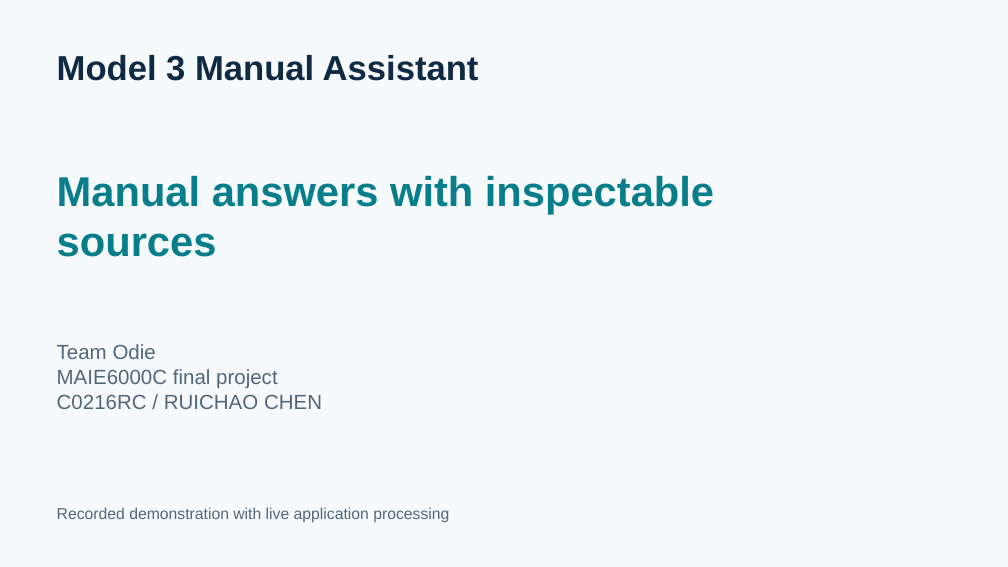
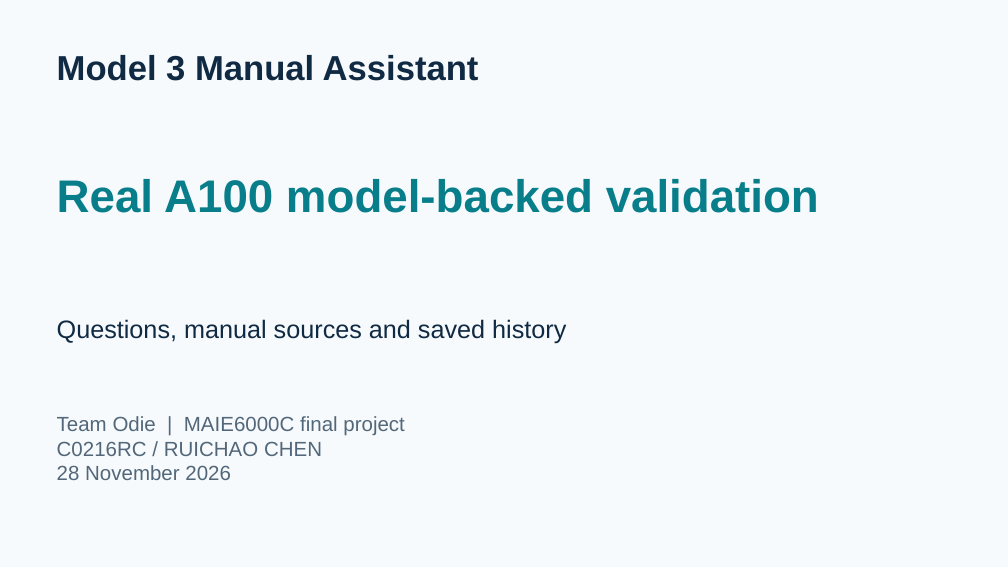
Before and after one commit to HBJZoyd/maie6000c, a slide deck: slide 1 of submissions/week13/Odie_W13_Final_Demo.pptx. Drawn at 1008x567 pixels with LibreOffice and Linux fonts; fonts in the diff are those of the drawing. Boxes give left, top, right and bottom in pixels: in the first picture for what was removed or moved away, otherwise in the second. Text is boxed around its words. In the diff, an @@ line names an element or a change of style, - is before the commit and + after.

Commit message:
Complete Odie W13 final delivery

```diff
--- a/submissions/week13/Odie_W13_Final_Demo.pptx
+++ b/submissions/week13/Odie_W13_Final_Demo.pptx
@@ text at <box>57,179,819,213</box>: text changed; size 39.8 to 43.5 pt @@
-Manual answers with inspectable sources
+Real A100 model-backed validation
@@ text added at <box>57,319,566,344</box>, 24 pt, text #102A43 @@
+Questions, manual sources and saved history
@@ text at <box>57,416,405,436</box>: text changed @@
-Team Odie
-MAIE6000C final project
+Team Odie | MAIE6000C final project
@@ text "Team Odie | MAIE6000C final ...": place and size @@
-text "Team Odie | MAIE6000C final ..." at <box>57,344,322,409</box>
+text "Team Odie | MAIE6000C final ..." at <box>57,416,405,480</box>
@@ text at <box>57,465,231,480</box>: paragraph added @@
+28 November 2026
@@ text removed at <box>57,507,449,523</box> @@
-Recorded demonstration with live application processing
```
Also in this commit, not shown: 7 slides added, 7 slides removed, 53 other files.
